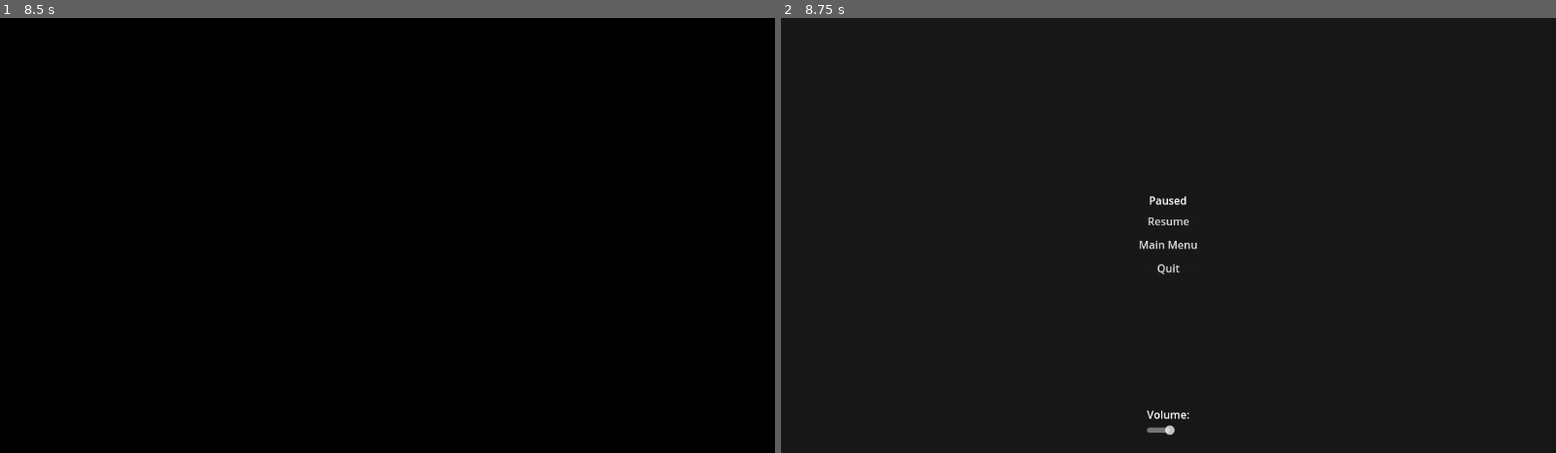
Above: before the commit, frames 1-2 (left to right).
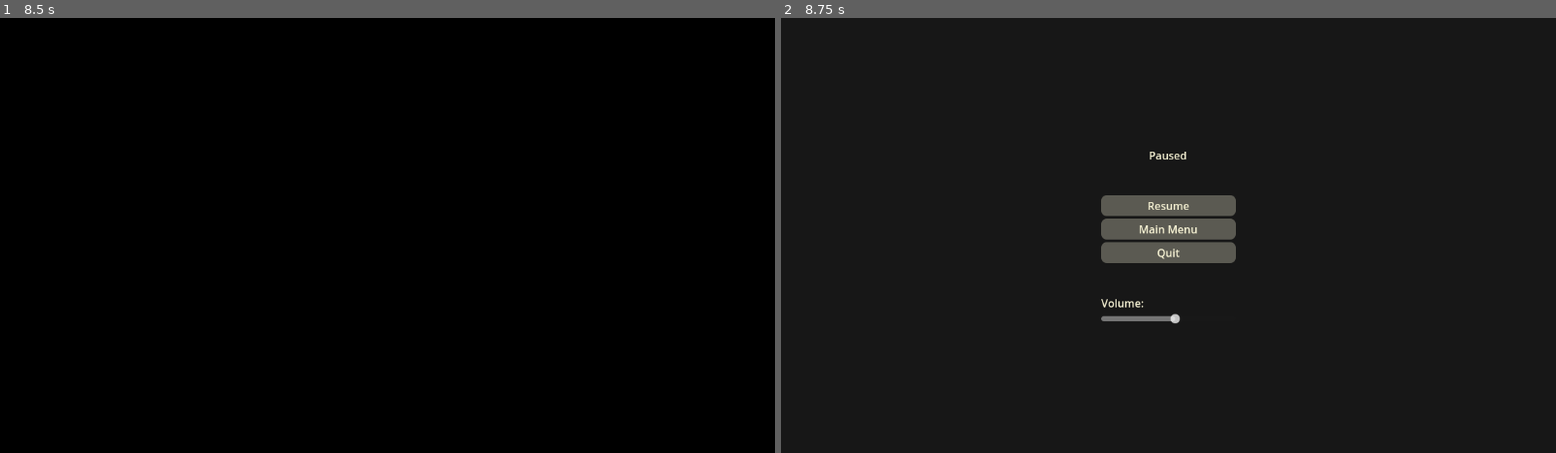
Above: after the commit, the same moments.

Repository: dustngroh/CapstoneProject
Game: Godot game, scene res://scenes/common/level_select/level_select.tscn
Same seed, same stepped clock (60 frames per second), same inputs: the game is played once before the commit and once after it. This scene is started directly instead of the project's main scene. The engine's default icon, where the game draws it, is replaced by a stand-in: a white triangle on a blue panel in a dark square.
Inputs (mouse positions are in pixels of both pictures, inside the frame that each line leads up to):
- Up to frame 1 (8.5 s): click (341, 235) at 0.5 s; click (341, 235) at 1.25 s; click (434, 235) at 2 s; click (341, 366) at 2.75 s; click (434, 366) at 3.5 s; click "Main Menu" at 4.25 s; hold Right (walk_right) 5.03-6.53 s; hold Left (walk_left) from 6.53 s (still down)
- Up to frame 2 (8.75 s): keep holding Left (walk_left); tap Escape (esc) at 8.65 s

Frame 1 is identical in both runs. In frame 2, 2.9% of the frame differs, in the area x 41-59%, y 30-96%.

Commit message:
Create LoginLayer for login UI. Update PauseMenu.

Diff:
--- a/run-game/assets/themes/mush_theme.tres
+++ b/run-game/assets/themes/mush_theme.tres
@@ -39,3 +39,5 @@
 Button/styles/hover = SubResource("StyleBoxFlat_cjamp")
 Button/styles/normal = SubResource("StyleBoxFlat_d0er0")
 Button/styles/pressed = SubResource("StyleBoxFlat_f8ulh")
+Label/colors/font_color = Color(0.980392, 0.964706, 0.843137, 1)
+Label/colors/font_outline_color = Color(0.509804, 0.501961, 0.45098, 1)
--- a/run-game/scenes/common/ui/pause_menu.tscn
+++ b/run-game/scenes/common/ui/pause_menu.tscn
@@ -1,6 +1,7 @@
-[gd_scene load_steps=3 format=3 uid="uid://b0dunmgl0seuh"]
+[gd_scene load_steps=4 format=3 uid="uid://b0dunmgl0seuh"]
 
 [ext_resource type="Script" path="res://scenes/common/ui/pause_menu.gd" id="1_yhjww"]
+[ext_resource type="Theme" uid="uid://df3rrd7p3483n" path="res://assets/themes/mush_theme.tres" id="2_jhbnh"]
 [ext_resource type="PackedScene" uid="uid://co22yqlcbx25r" path="res://scenes/common/ui/volume_slider.tscn" id="2_n6o3m"]
 
 [node name="PauseMenu" type="Control"]
@@ -37,20 +38,41 @@
 
 [node name="Label" type="Label" parent="VBoxContainer"]
 layout_mode = 2
+theme = ExtResource("2_jhbnh")
 text = "Paused"
 horizontal_alignment = 1
 
+[node name="VSpace" type="MarginContainer" parent="VBoxContainer"]
+custom_minimum_size = Vector2(0, 40)
+layout_mode = 2
+
 [node name="ResumeButton" type="Button" parent="VBoxContainer"]
 layout_mode = 2
+theme = ExtResource("2_jhbnh")
 text = "Resume"
 
 [node name="MainMenuButton" type="Button" parent="VBoxContainer"]
 layout_mode = 2
+theme = ExtResource("2_jhbnh")
 text = "Main Menu"
 
 [node name="Quit Button" type="Button" parent="VBoxContainer"]
 layout_mode = 2
+theme = ExtResource("2_jhbnh")
 text = "Quit"
+
+[node name="VSpace2" type="MarginContainer" parent="VBoxContainer"]
+custom_minimum_size = Vector2(0, 40)
+layout_mode = 2
+
+[node name="VolumeLabel" type="Label" parent="VBoxContainer"]
+layout_mode = 2
+theme = ExtResource("2_jhbnh")
+text = "Volume:"
+
+[node name="VolumeSlider" parent="VBoxContainer" instance=ExtResource("2_n6o3m")]
+custom_minimum_size = Vector2(200, 0)
+layout_mode = 2
 
 [node name="VBoxContainer2" type="VBoxContainer" parent="."]
 layout_mode = 1
@@ -66,13 +88,6 @@
 grow_horizontal = 2
 grow_vertical = 0
 
-[node name="VolumeLabel" type="Label" parent="VBoxContainer2"]
-layout_mode = 2
-text = "Volume:"
-
-[node name="VolumeSlider" parent="VBoxContainer2" instance=ExtResource("2_n6o3m")]
-layout_mode = 2
-
 [connection signal="pressed" from="VBoxContainer/ResumeButton" to="." method="_on_resume_button_pressed"]
 [connection signal="pressed" from="VBoxContainer/MainMenuButton" to="." method="_on_main_menu_button_pressed"]
 [connection signal="pressed" from="VBoxContainer/Quit Button" to="." method="_on_quit_button_pressed"]
--- a/run-game/scenes/common/ui/ui_manager.gd
+++ b/run-game/scenes/common/ui/ui_manager.gd
@@ -11,6 +11,7 @@
 @onready var scores_container = $LeaderboardUI/PanelContainer/VBoxContainer/ScoresContainer
 @onready var leaderboard_container = $LeaderboardUI/PanelContainer
 @onready var status_label = $LeaderboardUI/PanelContainer/VBoxContainer/StatusLabel
+@onready var login_layer = $LoginLayer
 
 signal watch_replay_pressed(level_number: int, username: String)
 
@@ -23,7 +24,7 @@
 	hide_create_account()
 	if login_screen == null:
 		login_screen = load("res://scenes/common/ui/login_screen.tscn").instantiate()
-		add_child(login_screen)
+		login_layer.add_child(login_screen)
 		login_screen.login_success.connect(_on_login_success)
 		login_screen.go_to_create_account.connect(show_create_account)
 
@@ -31,7 +32,7 @@
 	hide_login()
 	if create_account_screen == null:
 		create_account_screen = load("res://scenes/common/ui/create_account_screen.tscn").instantiate()
-		add_child(create_account_screen)
+		login_layer.add_child(create_account_screen)
 		create_account_screen.account_created.connect(_on_account_created)
 		create_account_screen.go_back_to_login.connect(show_login)
 
--- a/run-game/scenes/common/ui/ui_manager.tscn
+++ b/run-game/scenes/common/ui/ui_manager.tscn
@@ -1,9 +1,10 @@
-[gd_scene load_steps=12 format=3 uid="uid://bna48stbflevk"]
+[gd_scene load_steps=13 format=3 uid="uid://bna48stbflevk"]
 
 [ext_resource type="PackedScene" uid="uid://dhikxsmxr43ju" path="res://scenes/common/ResultsScreen.tscn" id="1_bcprt"]
 [ext_resource type="Script" path="res://scenes/common/fade_layer.gd" id="1_ulhlq"]
 [ext_resource type="Script" path="res://scenes/common/ui/ui_manager.gd" id="1_xalce"]
 [ext_resource type="AudioStream" uid="uid://chlohcx8g3x82" path="res://assets/audio/sounds/countdown.wav" id="2_1ejeb"]
+[ext_resource type="Theme" uid="uid://df3rrd7p3483n" path="res://assets/themes/mush_theme.tres" id="2_bbk52"]
 [ext_resource type="AudioStream" uid="uid://dgsuqakvss1gw" path="res://assets/audio/sounds/start.wav" id="3_l31bs"]
 [ext_resource type="PackedScene" uid="uid://coopu6svniep4" path="res://scenes/common/touch_controls.tscn" id="5_xl1o8"]
 [ext_resource type="PackedScene" uid="uid://b0dunmgl0seuh" path="res://scenes/common/ui/pause_menu.tscn" id="7_aicnb"]
@@ -72,6 +73,7 @@
 offset_right = 20.0
 grow_horizontal = 2
 grow_vertical = 0
+theme = ExtResource("2_bbk52")
 label_settings = SubResource("LabelSettings_n4h7j")
 horizontal_alignment = 1
 metadata/_edit_use_anchors_ = true
@@ -148,11 +150,14 @@
 
 [node name="StatusLabel" type="Label" parent="LeaderboardUI/PanelContainer/VBoxContainer"]
 layout_mode = 2
+theme = ExtResource("2_bbk52")
 
 [node name="ScoresContainer" type="VBoxContainer" parent="LeaderboardUI/PanelContainer/VBoxContainer"]
 layout_mode = 2
 
 [node name="TouchControls" parent="." instance=ExtResource("5_xl1o8")]
+
+[node name="LoginLayer" type="CanvasLayer" parent="."]
 
 [node name="FadeLayer" type="CanvasLayer" parent="."]
 script = ExtResource("1_ulhlq")
Not shown, changed: docs/index.html
Not shown, changed: docs/index.pck
